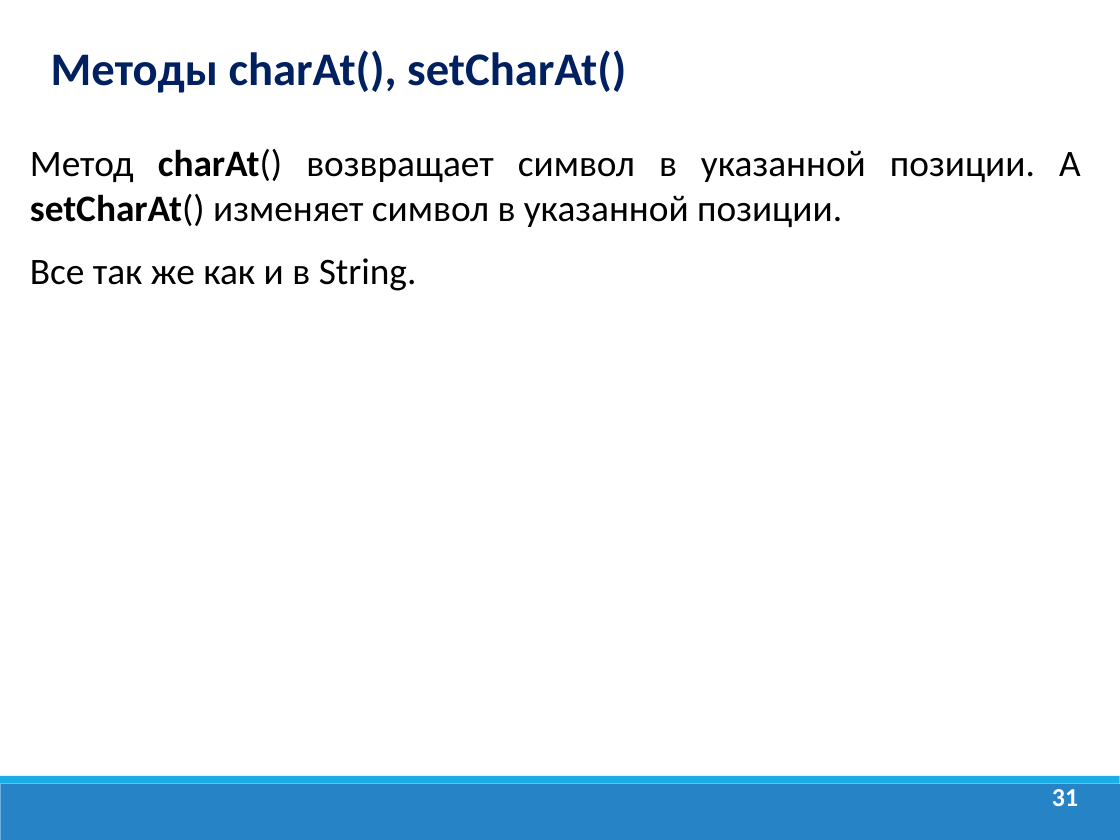
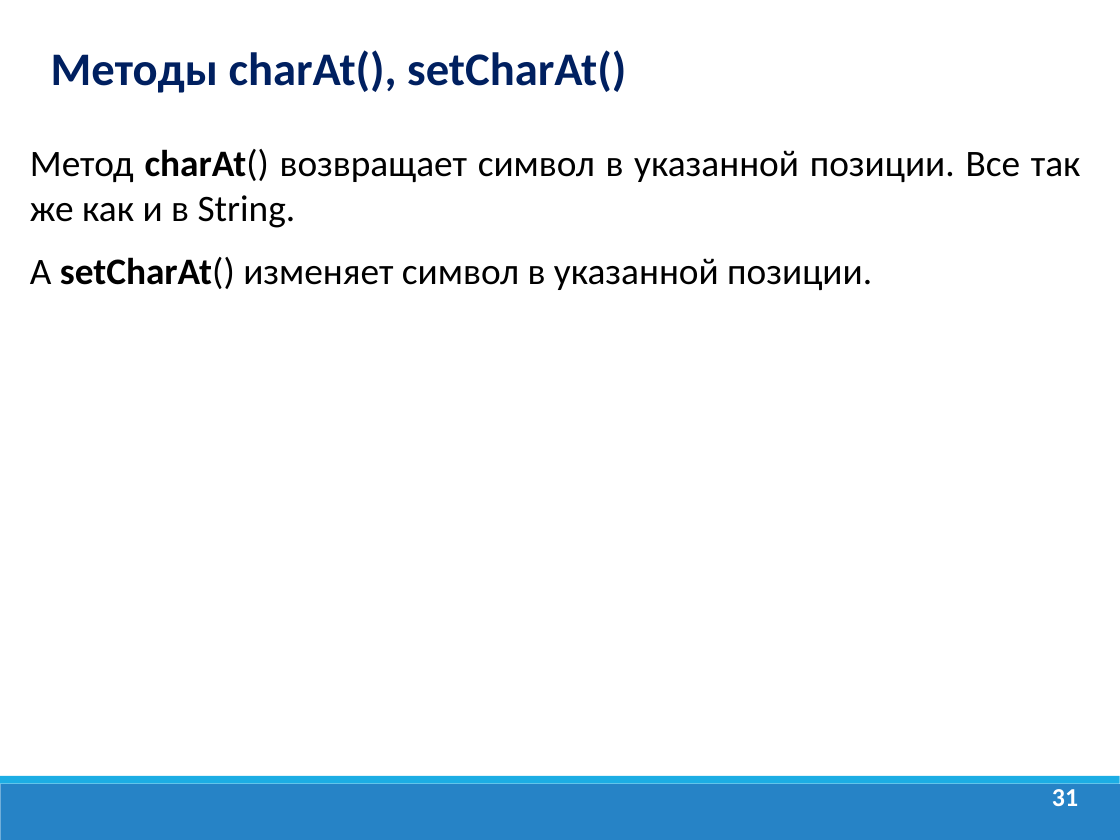
Before and after one commit to dmitry-academy/academy6721, a slide deck: slide 31 of academy6721/resources/presentations/Java Lection 5. Пакеты.Math.String.ppt. Drawn at 1120x840 pixels with LibreOffice and Linux fonts; fonts in the diff are those of the drawing; background and template pictures are left out. Boxes give left, top, right and bottom in pixels: in the first picture for what was removed or moved away, otherwise in the second. Text is boxed around its words. In the diff, an @@ line names an element or a change of style, - is before the commit and + after.

```diff
--- a/academy6721/resources/presentations/Java Lection 5. Пакеты.Math.String.ppt
+++ b/academy6721/resources/presentations/Java Lection 5. Пакеты.Math.String.ppt
@@ text at bbox=[30, 149, 1081, 290]: text changed @@
-Метод charAt() возвращает символ в указанной позиции. А setCharAt() изменяет символ в указанной позиции.
-Все так же как и в String.
+Метод charAt() возвращает символ в указанной позиции. Все так же как и в String.
+А setCharAt() изменяет символ в указанной позиции.
```
Also in this commit, not shown: 1 other slide changed, 57 other files.
